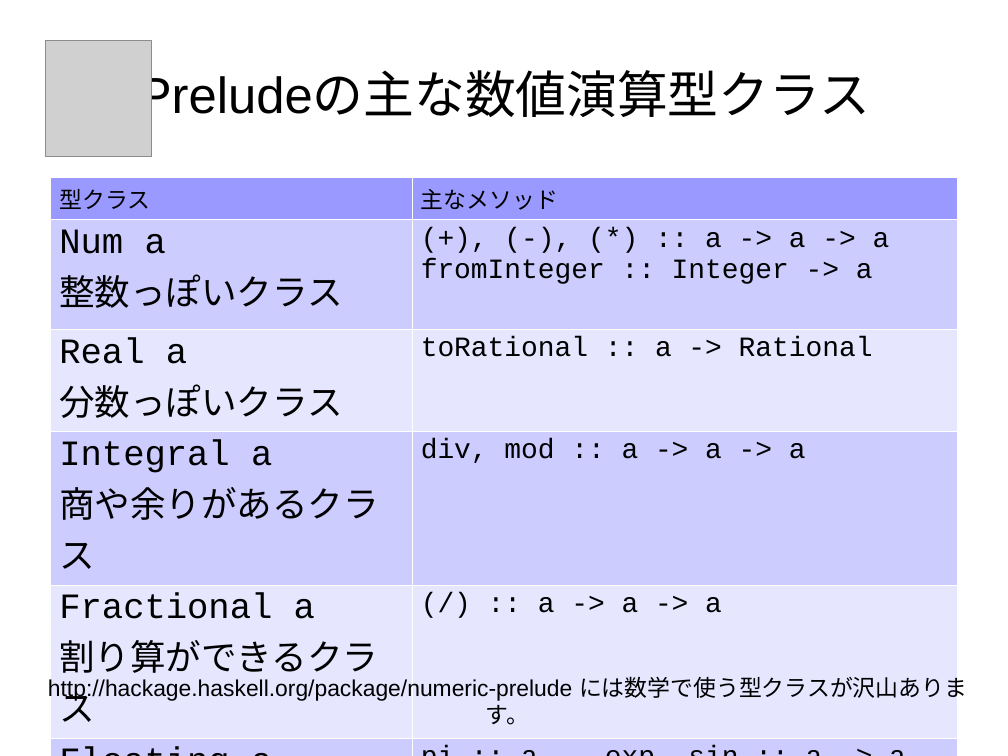
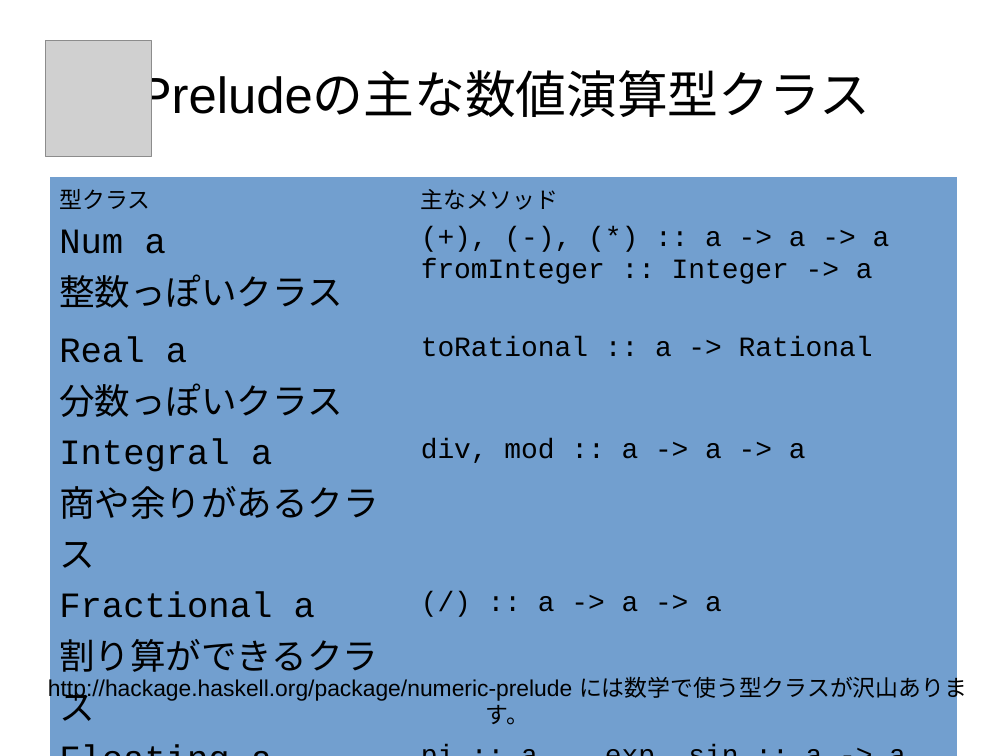
Before and after one commit to nushio3/learn-haskell, a slide deck: slide 45 of Tsukuba-2016.odp. Drawn at 1008x756 pixels with LibreOffice and Linux fonts; fonts in the diff are those of the drawing; grey boxes stand for pictures. Boxes give left, top, right and bottom in pixels: in the first picture for what was removed or moved away, otherwise in the second. Text is boxed around its words. In the diff, an @@ line names an element or a change of style, - is before the commit and + after.

```diff
--- a/Tsukuba-2016.odp
+++ b/Tsukuba-2016.odp
@@ table at <box>50,177,958,725</box> @@
@@ fill #9999FF to #729FCF in row 1 @@
@@ fill #CCCCFF to #729FCF in 6 cells @@
@@ fill #E6E6FF to #729FCF in 4 cells @@
@@ borders changed @@
```
Also in this commit, not shown: 8 other slides changed, 1 slide added, 5 other files.
